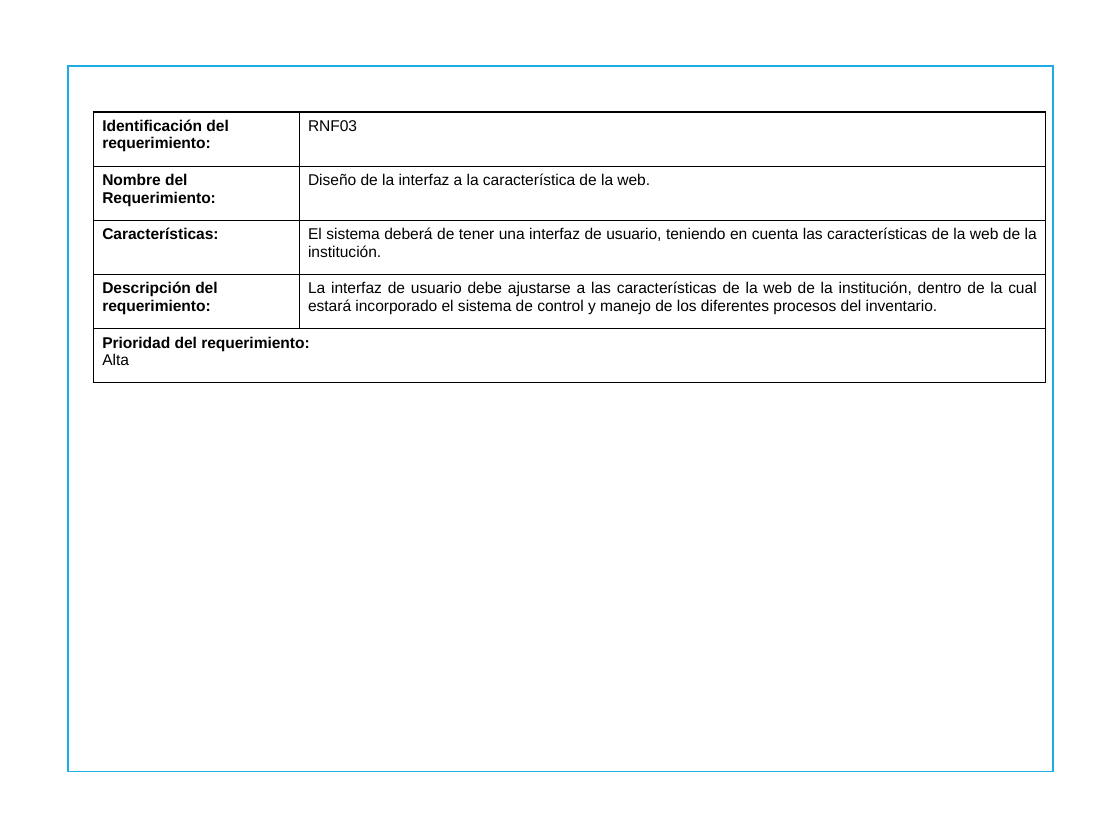
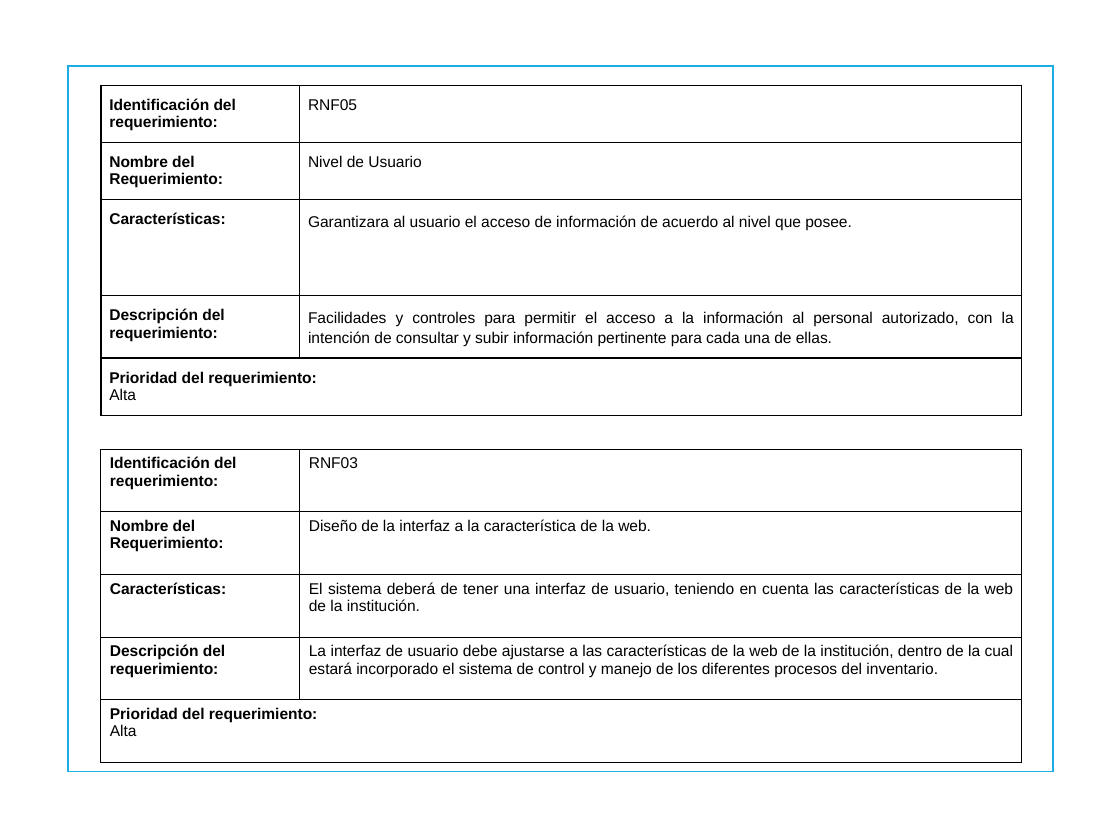
Before and after one commit to jackas779/proyecto, a slide deck: slide 22 of proyecto-4 (1).pptx (slide 19 before the commit). Drawn at 1120x840 pixels with LibreOffice and Linux fonts; fonts in the diff are those of the drawing; background and template pictures are left out. Boxes give left, top, right and bottom in pixels: in the first picture for what was removed or moved away, otherwise in the second. Text is boxed around its words. In the diff, an @@ line names an element or a change of style, - is before the commit and + after.

```diff
--- a/proyecto-4 (1).pptx
+++ b/proyecto-4 (1).pptx
@@ table added at box(101, 85, 1021, 424), 5 rows, 2 columns @@
+Identificación del requerimiento: | RNF05
+Nombre del Requerimiento: | Nivel de Usuario
+Características: | Garantizara al usuario el acceso de información de acuerdo al nivel que posee.
+Descripción del requerimiento: | Facilidades y controles para permitir el acceso a la información al personal autorizado, con la intención de consultar y subir información pertinente para cada una de ellas.
+Prioridad del requerimiento: / Alta | 
@@ table: place and size @@
-table at box(93, 112, 1045, 479)
+table at box(101, 449, 1021, 763)
```
Also in this commit, not shown: 10 other slides changed, 17 slides added, 8 slides removed.
